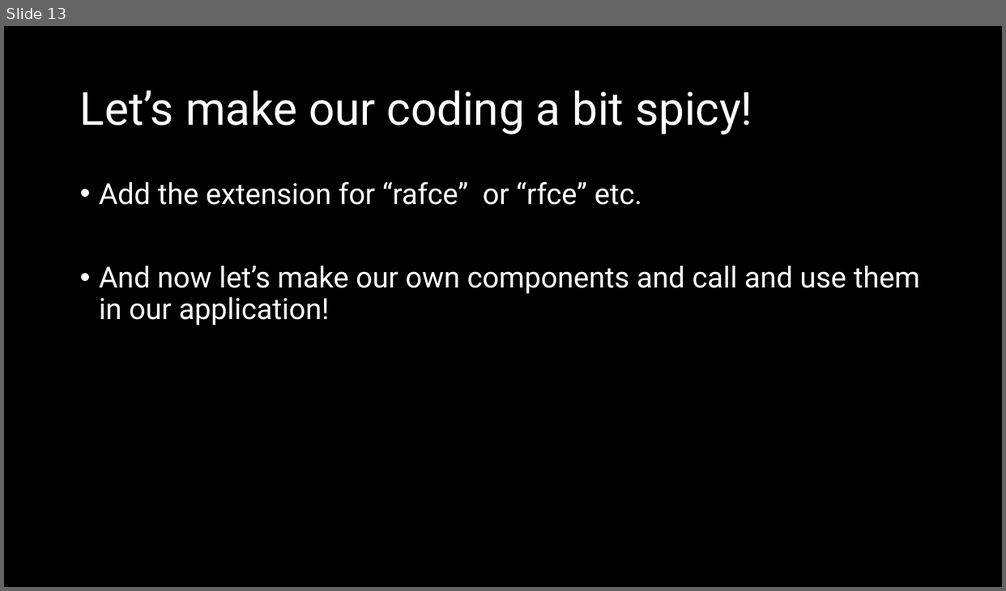
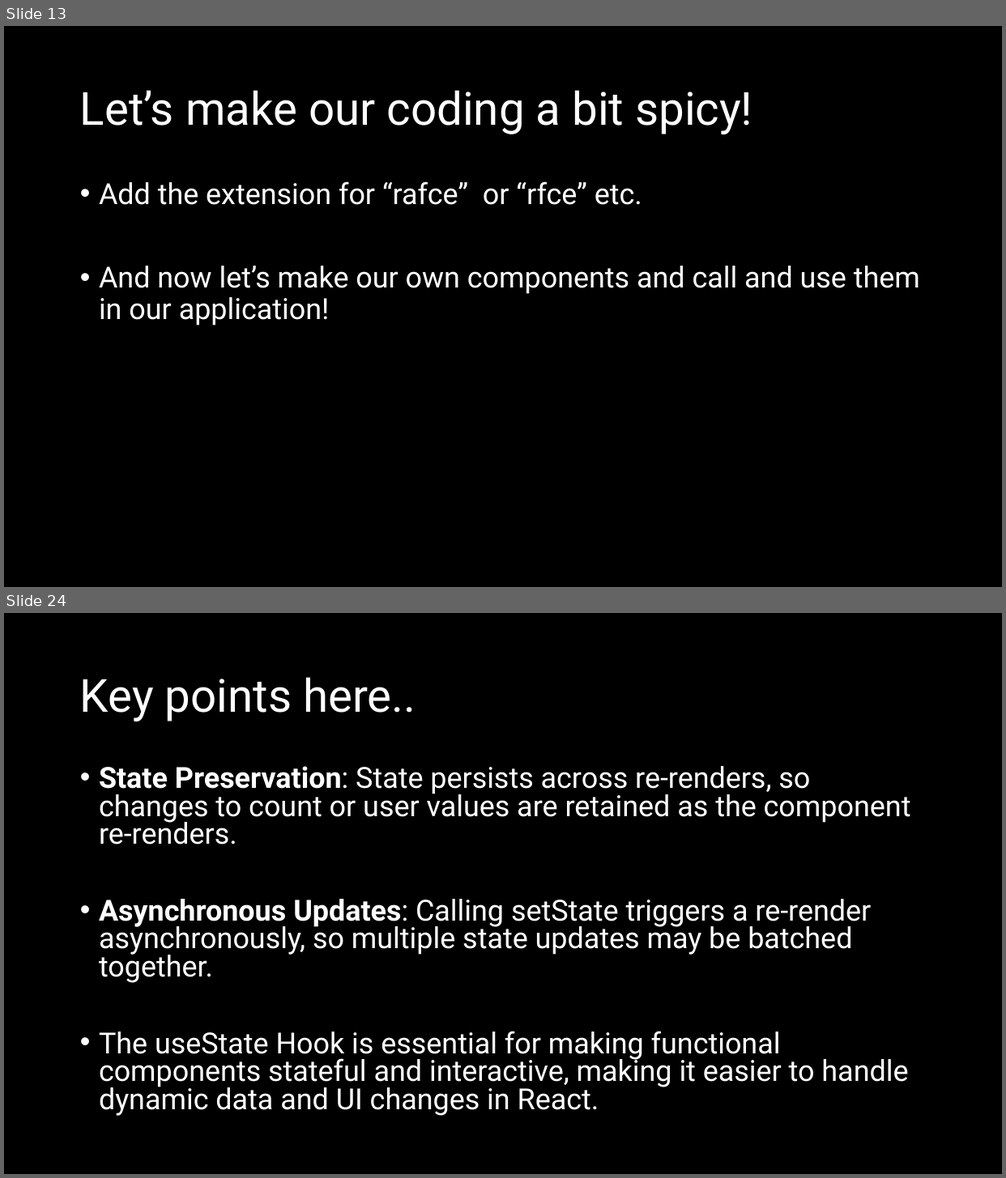
Before and after one commit to natiquekeyin/fall2024, a slide deck: JavaScript/Week10/Week10.pptx. Shown one above the other, each under a label of ours: slide 13 before the commit, slides 13 and 24 after it; the slides between them are not shown. The pictures are 1006x591 and 1006x1178 pixels, drawn with LibreOffice and Linux fonts; fonts in the diff are those of the drawing. Boxes give left, top, right and bottom in pixels: in the first picture for what was removed or moved away, otherwise in the second. Text is boxed around its words. In the diff, an @@ line names an element or a change of style, - is before the commit and + after.

```diff
--- a/JavaScript/Week10/Week10.pptx
+++ b/JavaScript/Week10/Week10.pptx
@@ slide 24 added at bbox=[4, 613, 1002, 1174], background #000000 @@
@@ title added at bbox=[80, 677, 415, 722], 44 pt, text #FFFFFF @@
+Key points here..
@@ text added at bbox=[99, 766, 911, 1116], 28 pt, text #FFFFFF @@
+• State Preservation: State persists across re-renders, so changes to count or user values are retained as the component re-renders.
+• Asynchronous Updates: Calling setState triggers a re-render asynchronously, so multiple state updates may be batched together.
+• The useState Hook is essential for making functional components stateful and interactive, making it easier to handle dynamic data and UI changes in React.
```
Also in this commit, not shown: 1 slide changed, 11 other slides added.
